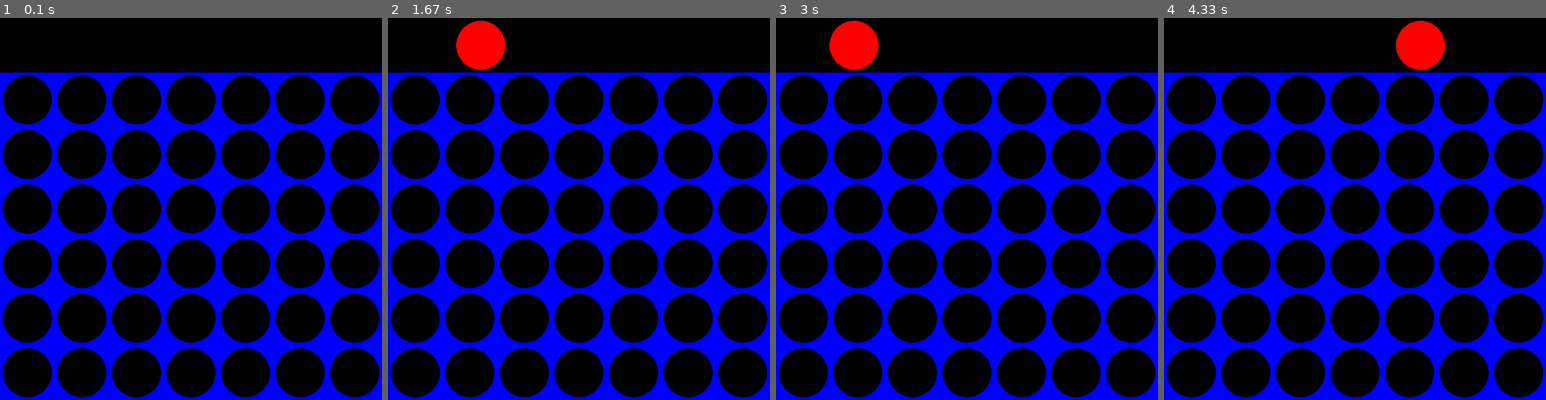
Above: before the commit, frames 1-4 (left to right).
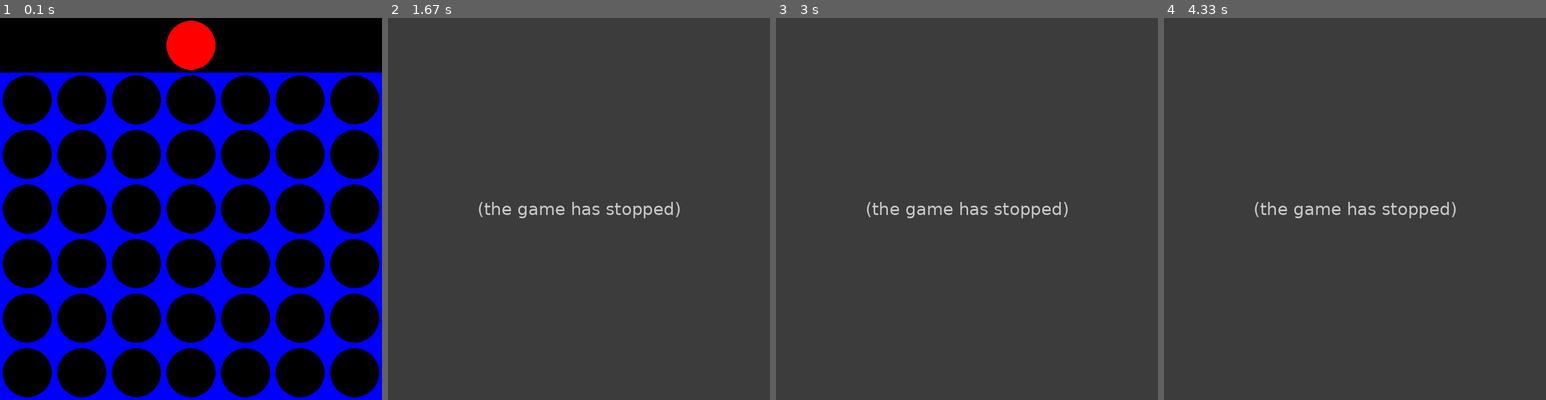
Above: after the commit, the same moments.

Repository: ajfox123/ConnectFour
Game: pygame game, started from ConnectFourPygame.py
Two runs of this game, one before a commit and one after it. Both use one fixed random seed, a clock stepped at 60 frames per second and the inputs below.
Inputs (mouse positions are in pixels of both pictures, inside the frame that each line leads up to):
- Up to frame 1 (0.1 s): no input
- Up to frame 2 (1.67 s): hold Space 0.33-0.87 s; hold Left 0.33-0.87 s; move the mouse to (571, 254) at 0.37 s; hold Left from 1.47 s (still down); move the mouse to (479, 327) at 1.5 s
- Up to frame 3 (3 s): release Left at 1.93 s; hold Right 1.97-2.6 s; move the mouse to (1066, 67) at 2 s; hold Left from 2.63 s (still down); move the mouse to (852, 186) at 2.67 s
- Up to frame 4 (4.33 s): release Left at 3.22 s; hold Right 3.25-3.82 s; move the mouse to (1259, 300) at 3.28 s; hold Right from 3.85 s (still down); move the mouse to (1419, 342) at 3.88 s

The runs differ from the first frame. In frame 1, 1.3% of the frame differs, in the area x 43-57%, y 0-14%; in frame 2, 100%, in the area x 0-100%, y 0-100%; in frame 3, 100%; in frame 4, 100%.
Error after the commit: AttributeError: `np.NINF` was removed in the NumPy 2.0 release. Use `-np.inf` instead. (Conn...; the game stopped at 0.35 s (later frames are placeholders)

Commit message:
Keyboard input
Added keyboard input, should make it slightly easier for selecting columns with spikerbox

Diff:
--- a/ConnectFourPygame.py
+++ b/ConnectFourPygame.py
@@ -7,17 +7,22 @@
 
 class Board():
     def __init__(self, board_string):
-        self.board = self.board = np.array(np.array([[i for i in x] for x in board_string.split(',')]))
+        self.board = self.board = np.array(
+            np.array([[i for i in x] for x in board_string.split(',')]))
         self.won = ''
         self.r_tokens = np.count_nonzero(self.board == 'r')
         self.y_tokens = np.count_nonzero(self.board == 'y')
         self.nrows = self.board.shape[0]
         self.ncolumns = self.board.shape[1]
         self.rows = ["".join(row) for row in self.board]
-        self.columns = ["".join(x[i] for x in self.rows[::-1]) for i in range(self.ncolumns)]
-        self.diags_tl_to_br = ["".join(self.board[::-1, :].diagonal(i)) for i in range(-self.nrows + 1, self.ncolumns)]
-        self.diags_bl_to_tr = ["".join(self.board.diagonal(i)) for i in range(self.ncolumns - 1, -self.nrows, -1)]
-        self.checks = self.rows + self.columns + self.diags_bl_to_tr + self.diags_tl_to_br
+        self.columns = ["".join(x[i] for x in self.rows[::-1])
+                        for i in range(self.ncolumns)]
+        self.diags_tl_to_br = ["".join(
+            self.board[::-1, :].diagonal(i)) for i in range(-self.nrows + 1, self.ncolumns)]
+        self.diags_bl_to_tr = ["".join(self.board.diagonal(
+            i)) for i in range(self.ncolumns - 1, -self.nrows, -1)]
+        self.checks = self.rows + self.columns + \
+            self.diags_bl_to_tr + self.diags_tl_to_br
         self.score_r = self.r_tokens
         self.score_y = self.y_tokens
         self.score_r += self.score('r')
@@ -80,7 +85,8 @@
             self.won = piece
         old_length_left = min(tokens_left, 4)
         old_length_right = min(tokens_right, 4)
-        score_increase += score_map[new_length] - (score_map[old_length_left] + score_map[old_length_right])
+        score_increase += score_map[new_length] - \
+            (score_map[old_length_left] + score_map[old_length_right])
 
         tokens_up_right = 0
         i = 1
@@ -97,7 +103,8 @@
             self.won = piece
         old_length_up_right = min(tokens_up_right, 4)
         old_length_down_left = min(tokens_down_left, 4)
-        score_increase += score_map[new_length] - (score_map[old_length_up_right] + score_map[old_length_down_left])
+        score_increase += score_map[new_length] - \
+            (score_map[old_length_up_right] + score_map[old_length_down_left])
 
         tokens_up_left = 0
         i = 1
@@ -114,7 +121,8 @@
             self.won = piece
         old_length_up_left = min(tokens_up_left, 4)
         old_length_down_right = min(tokens_down_right, 4)
-        score_increase += score_map[new_length] - (score_map[old_length_up_left] + score_map[old_length_down_right])
+        score_increase += score_map[new_length] - \
+            (score_map[old_length_up_left] + score_map[old_length_down_right])
 
         if piece == 'r':
             self.score_r += score_increase
@@ -224,7 +232,8 @@
 def draw_board(board):
     for c in range(7):
         for r in range(6):
-            pygame.draw.rect(screen, BLUE, (c * SQUARESIZE, r * SQUARESIZE + SQUARESIZE, SQUARESIZE, SQUARESIZE))
+            pygame.draw.rect(screen, BLUE, (c * SQUARESIZE, r *
+                             SQUARESIZE + SQUARESIZE, SQUARESIZE, SQUARESIZE))
             pygame.draw.circle(screen, BLACK, (int(c * SQUARESIZE + SQUARESIZE / 2),
                                                int(r * SQUARESIZE + SQUARESIZE + SQUARESIZE / 2)), RADIUS)
     for c in range(7):
@@ -247,7 +256,7 @@
     SQUARESIZE = 100
 
     width = 7 * SQUARESIZE
-    height = (6 + 1) * SQUARESIZE
+    height = 7 * SQUARESIZE
 
     size = (width, height)
 
@@ -271,30 +280,34 @@
     draw_board(board.board)
     pygame.display.update()
     myfont = pygame.font.SysFont("monospace", 75)
+    pcol = 3
 
     while not game_over:
-
+        pygame.draw.circle(
+            screen, RED, ((pcol + 0.5) * SQUARESIZE, int(SQUARESIZE / 2)), RADIUS)
         for event in pygame.event.get():
             if event.type == pygame.QUIT:
                 sys.exit()
 
-            if event.type == pygame.MOUSEMOTION:
+            if event.type == pygame.KEYDOWN:
                 pygame.draw.rect(screen, BLACK, (0, 0, width, SQUARESIZE))
-                posx = event.pos[0]
+                if event.key == pygame.K_LEFT and pcol != 0:
+                    pcol -= 1
+                if event.key == pygame.K_RIGHT and pcol != 6:
+                    pcol += 1
                 if turn == PLAYER:
-                    pygame.draw.circle(screen, RED, (posx, int(SQUARESIZE / 2)), RADIUS)
+                    pygame.draw.circle(
+                        screen, RED, ((pcol + 0.5) * SQUARESIZE, int(SQUARESIZE / 2)), RADIUS)
 
             pygame.display.update()
 
-            if event.type == pygame.MOUSEBUTTONDOWN:
+            if event.type == pygame.KEYDOWN and event.key == pygame.K_SPACE:
                 pygame.draw.rect(screen, BLACK, (0, 0, width, SQUARESIZE))
                 if turn == PLAYER:
-                    posx = event.pos[0]
-                    col = int(math.floor(posx / SQUARESIZE))
-                    row = game.get_next_open_row(board.board, col)
+                    row = game.get_next_open_row(board.board, pcol)
                     if row is not None:
-                        board.drop_piece(row, col, PLAYER_PIECE)
-
+                        board.drop_piece(row, pcol, PLAYER_PIECE)
+                        pcol = game.get_valid_locations(board.board)[0]
                         if board.utility(PLAYER_PIECE):
                             label = myfont.render("Player 1 wins!!", 1, RED)
                             screen.blit(label, (40, 10))
@@ -307,14 +320,15 @@
                             game_over = True
 
                         draw_board(board.board)
-                        turn += 1
-                        turn = turn % 2
+                        turn = (turn + 1) % 2
                     else:
-                        label = myfont.render("Invalid column. Try again.", 1, BLUE)
+                        label = myfont.render(
+                            "Invalid column. Try again.", 1, BLUE)
                         screen.blit(label, (40, 10))
 
         if turn == AI and not game_over:
-            col, minimax_score = game.alpha_beta(0, board, np.NINF, np.inf, True)
+            col, alpha_beta_score = game.alpha_beta(
+                0, board, np.NINF, np.inf, True)
             if game.is_valid_drop(board.board[game.get_next_open_row(board.board, col)], col):
                 row = game.get_next_open_row(board.board, col)
                 board.drop_piece(row, col, AI_PIECE)
